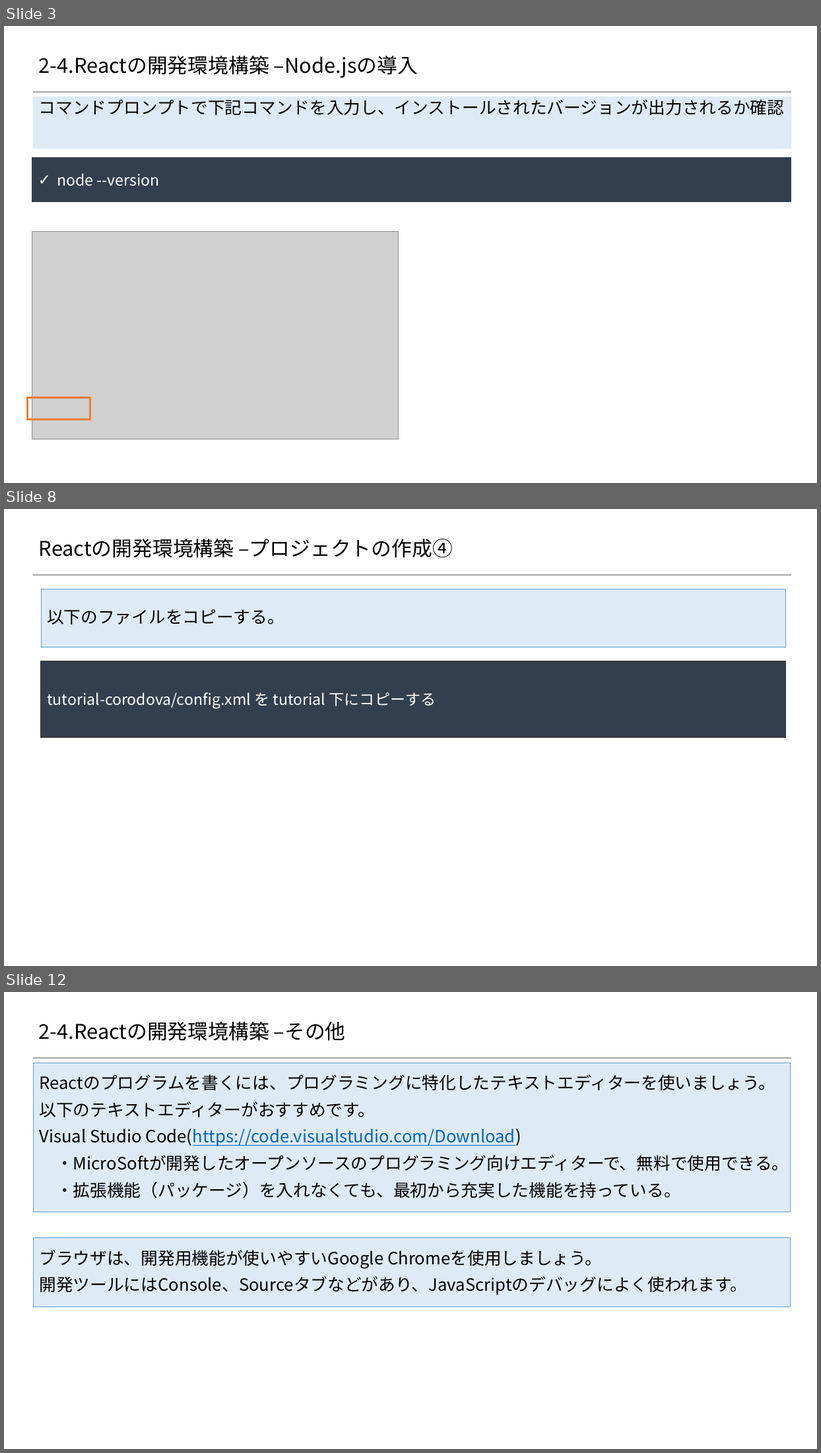
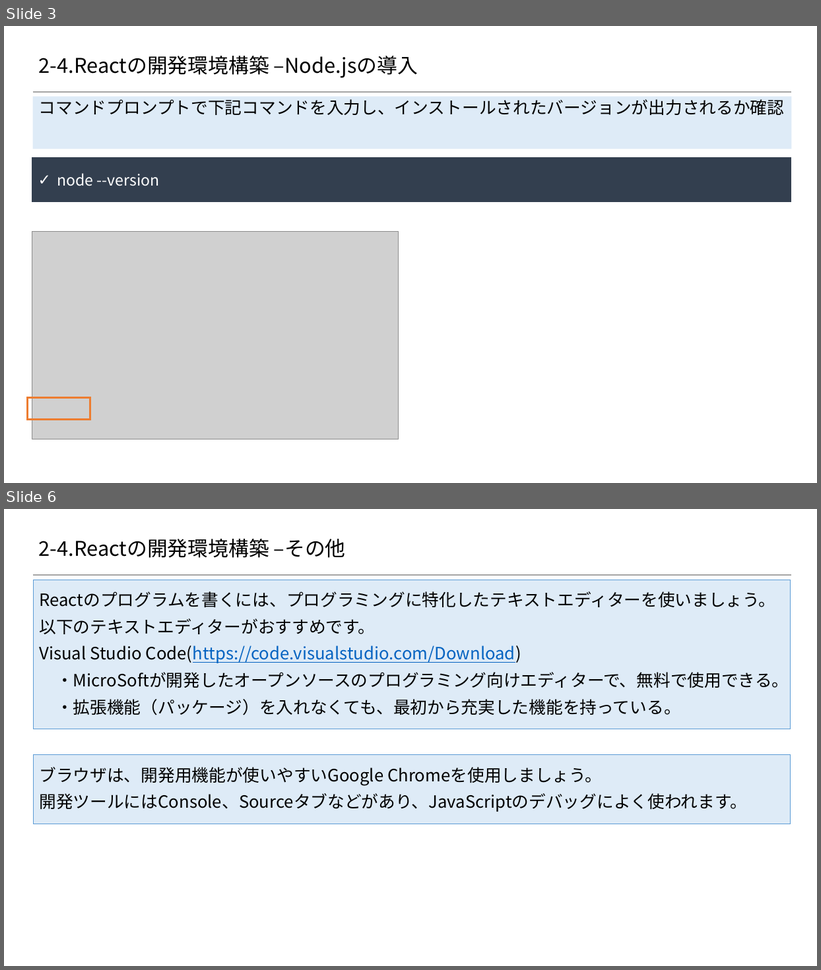
Before and after one commit to 2018SYSTEMI34/diary, a slide deck: doc/02_SlideShare/01.ネタ/２_Reactの基礎/2-4_React開発環境構築手順.pptx. Shown one above the other, each under a label of ours: slides 3, 8 and 12 before the commit, slides 3 and 6 after it; the slides between them are not shown. The pictures are 821x1453 and 821x970 pixels, drawn with LibreOffice and Linux fonts; fonts in the diff are those of the drawing; grey boxes stand for pictures; background and template pictures are left out. Boxes give left, top, right and bottom in pixels: in the first picture for what was removed or moved away, otherwise in the second. Text is boxed around its words. In the diff, an @@ line names an element or a change of style, - is before the commit and + after.

Commit message:
開発環境構築手順修正

```diff
--- a/doc/02_SlideShare/01.ネタ/２_Reactの基礎/2-4_React開発環境構築手順.pptx
+++ b/doc/02_SlideShare/01.ネタ/２_Reactの基礎/2-4_React開発環境構築手順.pptx
@@ slide 8 removed at bbox=[4, 509, 817, 966], background #FFFFFF; not listed: 1 template element that a slide beside it also shows @@
@@ title removed at bbox=[39, 539, 453, 558] @@
-Reactの開発環境構築 –プロジェクトの作成④
@@ rectangle removed at bbox=[41, 589, 786, 647] @@
-以下のファイルをコピーする。
@@ rectangle removed at bbox=[41, 661, 786, 738] @@
-tutorial-corodova/config.xml を tutorial 下にコピーする
@@ what was slide 12 is now slide 6 @@
```
Also in this commit, not shown: 2 slides changed, 5 other slides removed.
